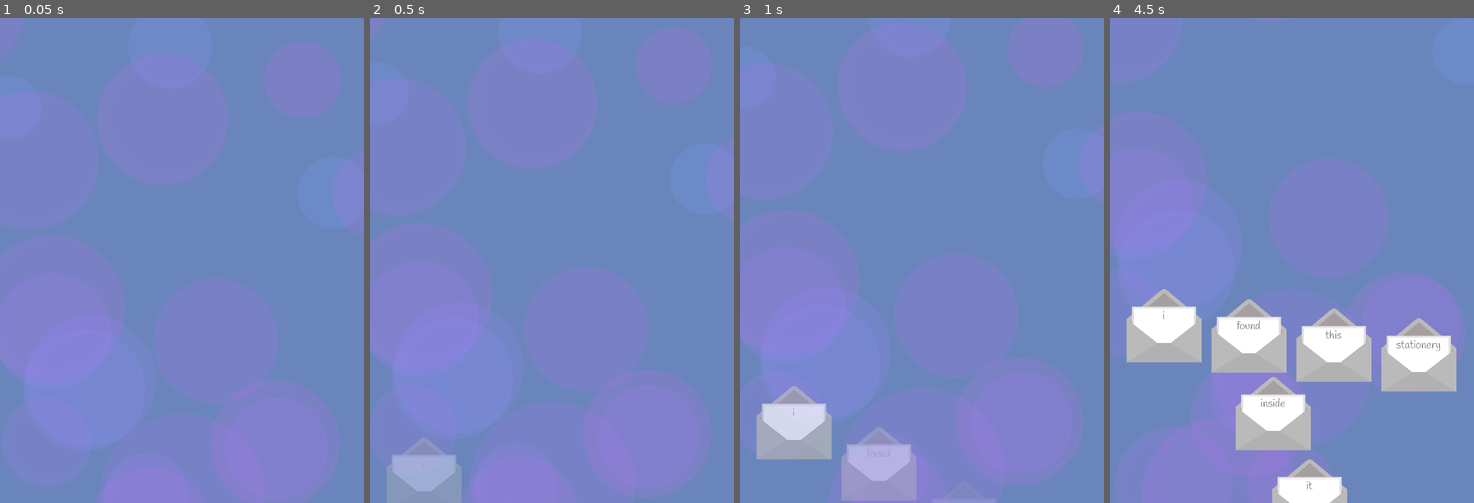
Above: before the commit, frames 1-4 (left to right).
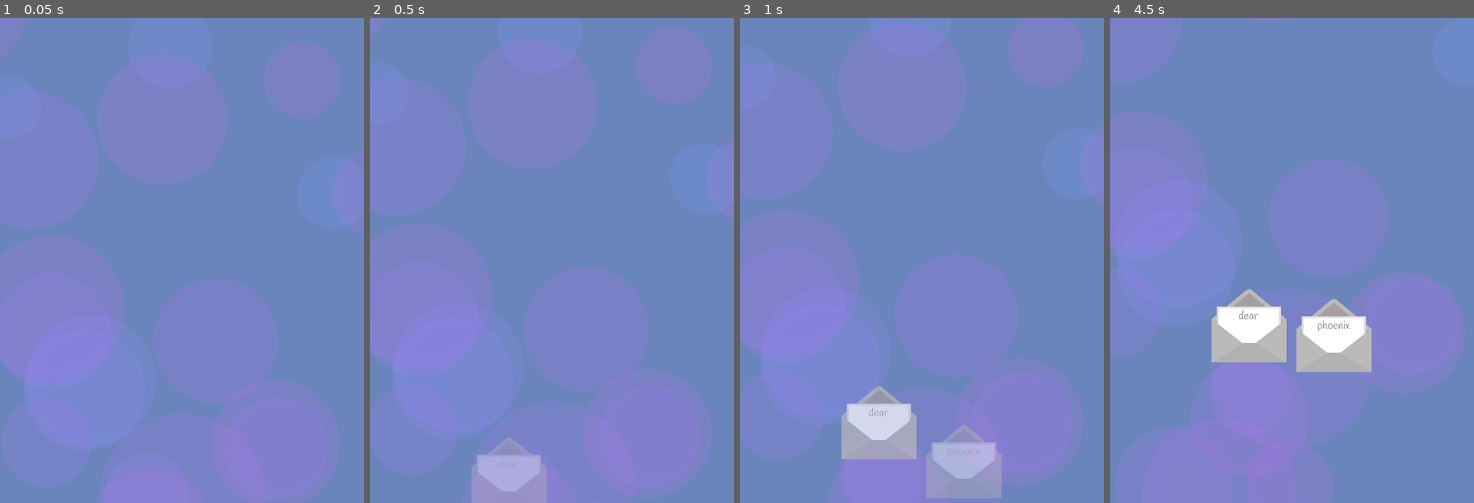
Above: after the commit, the same moments.

Repository: HoneyPony/ash-and-phoenix
Game: Godot game, scene res://game.tscn
Same seed, same stepped clock (60 frames per second), same inputs: the game is played once before the commit and once after it.
Inputs:
- Up to frame 1 (0.05 s): no input
- Up to frame 2 (0.5 s): no input
- Up to frame 3 (1 s): tap Enter at 0.5 s
- Up to frame 4 (4.5 s): no input

Frame 1 is identical in both runs. In frame 2, 2.8% of the frame differs, in the area x 4-47%, y 90-100%; in frame 3, 7.1%; in frame 4, 12%, in the area x 4-96%, y 55-100%.

Commit message:
misc work, tests, made letters queue_free() when they get too high

Diff:
--- a/global.gd
+++ b/global.gd
@@ -53,7 +53,7 @@
 
 
 # Stores the game data
-var game_data_1 = [
+var game_data = [
 	CHANGE_ASH(),
 	WORD("dear", 0, -70),
 	WORD("phoenix", 0.4, 70),
@@ -64,7 +64,7 @@
 	WORD("remember", 0.8, 140),
 	WORD("our", 1.2, -140, 60),
 	WORD("time", 1.6, 0, 60),
-	WORD("capsule?", 2.0, 140, 60),
+	WORD("capsule", 2.0, 140, 60),
 
 	WAIT(),
 	WORD("it", 0, -210),
@@ -77,9 +77,9 @@
 	WORD("not", 3.6, -210, 120),
 	WORD("too", 3.8, -70, 140),
 	WORD("long", 4.0, 70, 180),
-	WORD("ago", 4.2, 210, 200),]
-
-var game_data = [
+	WORD("ago", 4.2, 210, 200),
+
+
 	WAIT(),
 	WORD("i", 0, -210),
 	WORD("found", 0.4, -70),
@@ -103,10 +103,24 @@
 	WORD("on", 6.4, -210, 80),
 	WORD("this", 6.8, -70, 80),
 	WORD("ancient", 7.2, 70, 80),
-	WORD("paper.", 7.6, 210, 80),
-
-
-
+	WORD("paper", 7.6, 210, 80),
+
+
+	WAIT(),
+	WORD("it's", 0, -210),
+	WORD("been", 0.1, -70),
+	WORD("a", 0.2, 70),
+	WORD("while!", 0.3, 210),
+
+	WAIT(),
+	WORD("i", 0, 0),
+	WORD("don't", 0.4, -140, 60),
+	WORD("recall", 0.8, 0, 60),
+	WORD("the", 1.2, 140, 60),
+	WORD("last", 1.6, -210, 120),
+	WORD("time", 2.0, -70, 120),
+	WORD("we", 2.4, 70, 120),
+	WORD("talked", 2.8, 210, 120)
 	#[0, 0, -210, "i"],
 	#[0, 1, -70, "don't"],
 	#[0, 2, 70, "recall"],
--- a/letter/letter.gd
+++ b/letter/letter.gd
@@ -40,6 +40,8 @@
 	else:
 		modulate.a = max(modulate.a - delta, 0.0)
 
+
+
 	if is_completed:
 		if abs(velocity_x) < 1:
 			velocity_x = sign(position.x)
@@ -54,6 +56,8 @@
 		# DO NOT add back to Letter group after is_completed.
 		if position.y <= 460:
 			add_to_group("Letter")
+		if position.y < -380:
+			queue_free()
 
 func render_text(correct: int, some_wrong: bool):
 	text_display.text = "[center][color=#000]"
